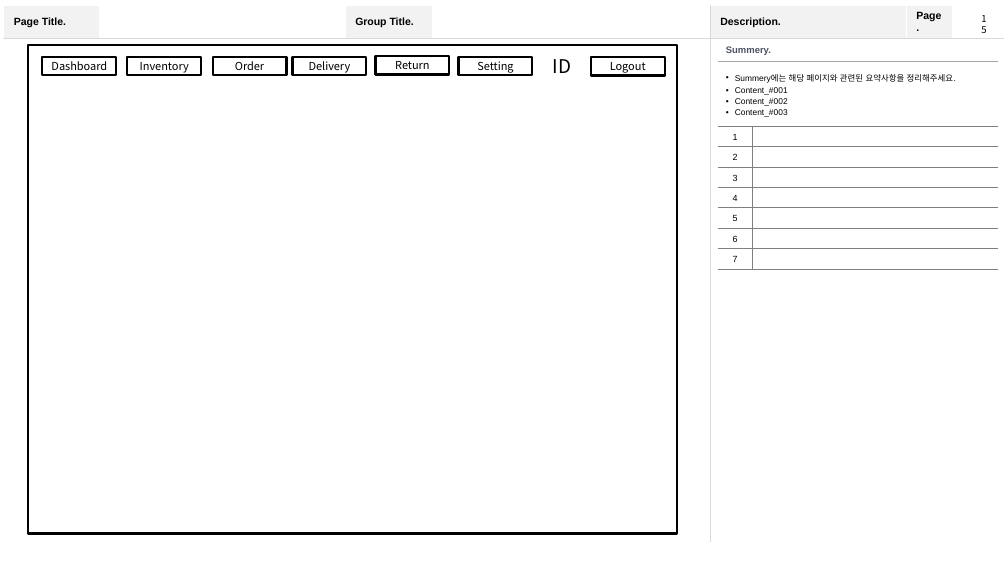
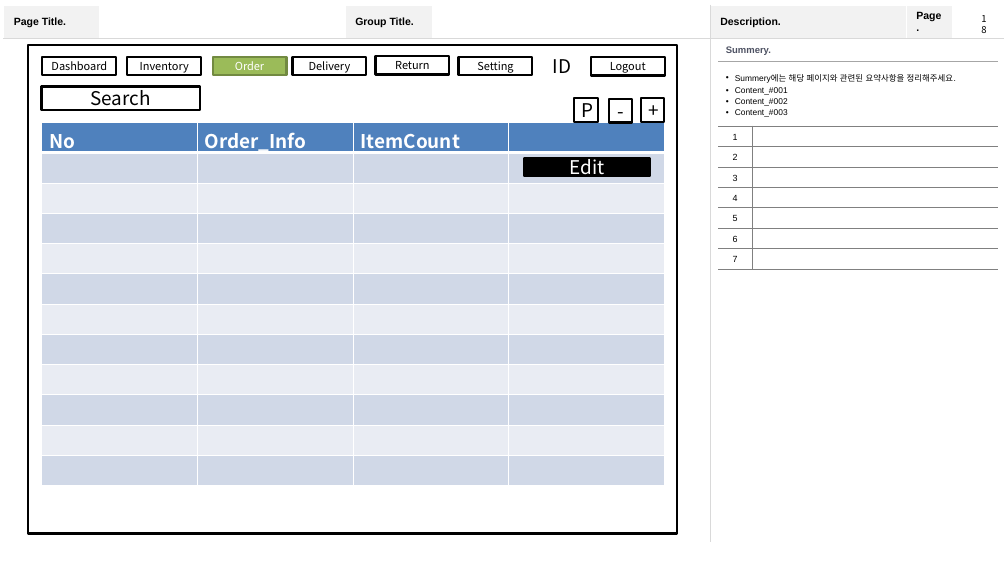
Before and after one commit to RutTiger86/Ciagoar, a slide deck: slide 18 of Document/04.V1.0_Ciagoar_UI_Design.pptx (slide 15 before the commit). Drawn at 1008x567 pixels with LibreOffice and Linux fonts; fonts in the diff are those of the drawing. Boxes give left, top, right and bottom in pixels: in the first picture for what was removed or moved away, otherwise in the second. Text is boxed around its words. In the diff, an @@ line names an element or a change of style, - is before the commit and + after.

```diff
--- a/Document/04.V1.0_Ciagoar_UI_Design.pptx
+++ b/Document/04.V1.0_Ciagoar_UI_Design.pptx
@@ rectangle "Order" at (x1=212, y1=57, x2=287, y2=75): text colour #000000 to #FFFFFF; fill #FFFFFF to #9BBB59; outline #000000 2 pt to #738A42 2 pt @@
@@ rectangle added at (x1=42, y1=87, x2=200, y2=110), fill #FFFFFF, outline #000000 2 pt, 18 pt, text #000000 @@
+Search
@@ rectangle added at (x1=575, y1=98, x2=598, y2=122), fill #FFFFFF, outline #000000 2 pt, 18 pt, text #000000 @@
+P
@@ rectangle added at (x1=609, y1=99, x2=632, y2=123), fill #FFFFFF, outline #000000 2 pt, 18 pt, text #000000 @@
+-
@@ rectangle added at (x1=641, y1=98, x2=665, y2=122), fill #FFFFFF, outline #000000 2 pt, 18 pt, text #000000 @@
++
@@ table added at (x1=42, y1=123, x2=665, y2=485), 12 rows, 4 columns @@
+No | Order_Info | ItemCount | 
+ |  |  | 
+ |  |  | 
+ |  |  | 
+ |  |  | 
+ |  |  | 
+ |  |  | 
+ |  |  | 
+ |  |  | 
+ |  |  | 
+ |  |  | 
+ |  |  | 
@@ rectangle added at (x1=525, y1=159, x2=650, y2=177), fill #000000, outline #000000 2 pt, 18 pt, text #FFFFFF @@
+Edit
```
Also in this commit, not shown: 6 other slides changed, 14 slides added, 34 other files.
